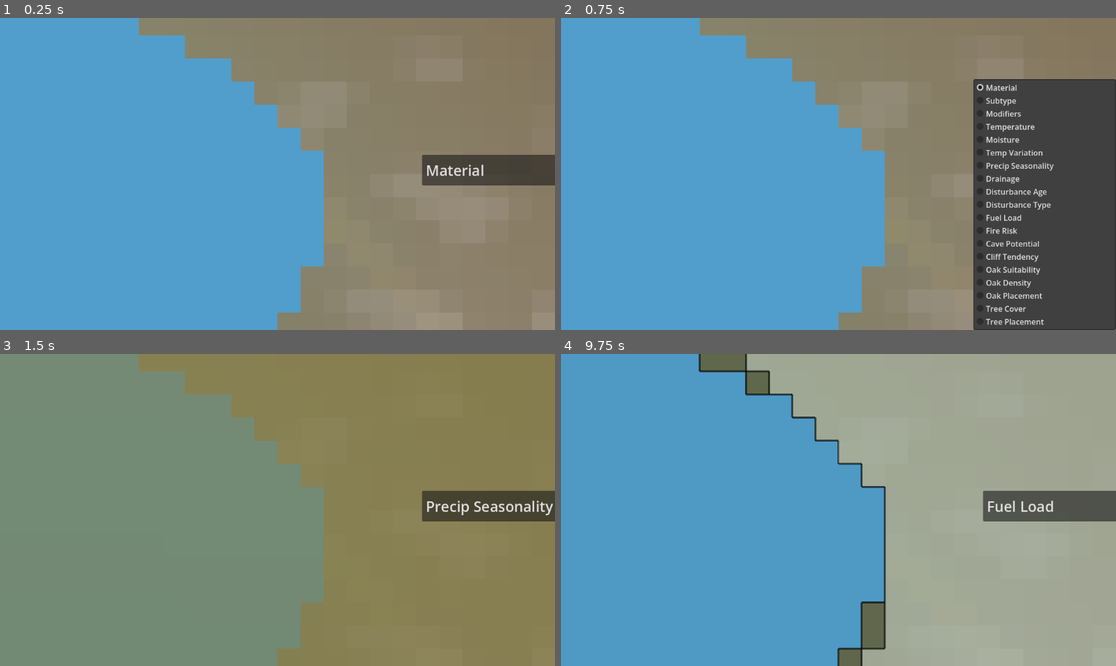
Above: before the commit, frames 1-4 (two rows, left to right).
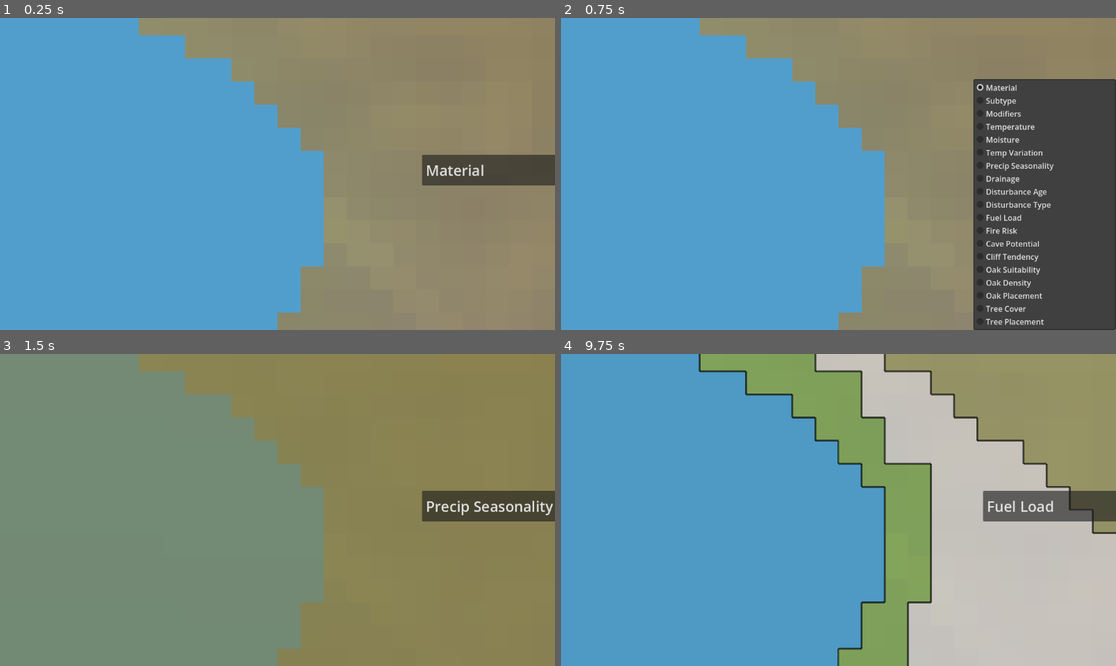
Above: after the commit, the same moments.

Repository: joahreason/explore
Game: Godot game, scene res://world.tscn
The game is run twice, just before and just after one commit, with the same random seed, the same clock (stepped at 60 frames per second) and the same inputs.
Inputs (mouse positions are in pixels of both pictures, inside the frame that each line leads up to):
- Up to frame 1 (0.25 s): no input
- Up to frame 2 (0.75 s): click "Material" at 0.5 s
- Up to frame 3 (1.5 s): click "Material" at 1.25 s
- Up to frame 4 (9.75 s): click "Precip Seasonality" at 2 s; click "Precip Seasonality" at 2.75 s; click "Precip Seasonality" at 3.5 s; tap Enter at 4.25, 5.75, 7.25 s; move the mouse to (960, 494) at 4.27 s; tap B at 4.35, 5.85, 7.35, 9.6 s; click (960, 494) at 4.42 s; tap Space at 5, 6.5 s; drag from (727, 525) to (810, 572) at 5.02 s; move the mouse to (894, 441) at 5.77 s; click (894, 441) at 5.92 s; drag from (810, 572) to (672, 463) at 6.52 s; move the mouse to (1005, 556) at 7.27 s; click (1005, 556) at 7.42 s; click "Fuel Load" at 8 s; drag from (672, 463) to (755, 432) at 8.77 s; move the mouse to (866, 510) at 9.52 s; click (866, 510) at 9.67 s

The runs differ from the first frame. In frame 4, 47% of the frame differs, in the area x 25-100%, y 0-100%.

Commit message:
More temperature variety: climate contrast + warm offset, colder Tundra threshold
Land was systematically cold (elevation lapse on land that always sits
above sea level) and FBM climate noise rarely reached its extremes, so
Tundra covered ~32% of the world. Adds WorldGen.climate_contrast (1.6)
and temperature_offset (0.2), and moves Tundra's score ramp to
-0.3..-0.55. Land temperature p10/50/90 -0.68/-0.19/0.31 ->
-0.76/-0.01/0.78; Tundra 32% -> 18%.

Co-Authored-By: Claude Opus 5.5 <noreply@anthropic.com>
Claude-Session: https://claude.ai/code/session_017fxzzhEij65GGg284yEvxw

Diff:
--- a/scripts/biome_classifier.gd
+++ b/scripts/biome_classifier.gd
@@ -16,6 +16,12 @@
 
 const BiomeSubtypeScript := preload("res://scripts/biome_subtype.gd")
 const BiomeModifiersScript := preload("res://scripts/biome_modifiers.gd")
+
+## Tundra's score ramps from 0 at temperature -TUNDRA_COLD_START to 1 at
+## -TUNDRA_COLD_FULL. It used to start at -0.1, so merely cool land beat the
+## Plains floor (0.2) by -0.16 and Tundra covered ~a third of the world.
+const TUNDRA_COLD_START := 0.3
+const TUNDRA_COLD_FULL := 0.55
 
 const BIOME_COLORS := {
 	"Ocean": Color(0.15, 0.35, 0.75, 0.55),
@@ -106,7 +112,7 @@
 
 	return {
 		"Alpine Snow": smoothstep(0.55, 0.85, elev01),
-		"Tundra": smoothstep(0.1, 0.4, -temperature),
+		"Tundra": smoothstep(TUNDRA_COLD_START, TUNDRA_COLD_FULL, -temperature),
 		"Badlands": maxf(smoothstep(0.15, 0.45, erosion), smoothstep(0.004, 0.009, slope)),
 		"Desert": (1.0 - smoothstep(0.15, 0.3, moisture)) * (1.0 - smoothstep(0.1, 0.2, vegetation)),
 		"Wetland": smoothstep(0.5, 0.65, moisture) * (1.0 - smoothstep(0.15, 0.25, vegetation)),
--- a/scripts/world_gen.gd
+++ b/scripts/world_gen.gd
@@ -36,6 +36,15 @@
 @export var elevation_lapse: float = 0.9
 @export var exposure_sun_strength: float = 0.5
 @export var micro_variation: float = 0.06
+## Regional climate noise is FBM simplex, which clusters near 0 and rarely
+## nears +/-1 - without a stretch the world has few truly hot or cold
+## regions. climate_contrast scales it (the sum is clamped to -1..1 anyway).
+@export var climate_contrast: float = 1.6
+## Added to every tile's temperature. Land always sits above sea_level, so
+## elevation_lapse alone pulls typical land (elevation ~0..0.3) colder than
+## the climate noise says; this offsets that bias so cold regions don't
+## dominate the land.
+@export var temperature_offset: float = 0.2
 
 # --- Moisture / hydrology ---
 @export_group("Hydrology")
@@ -306,7 +315,7 @@
 	var exposure01 := clampf(wind_strength01 * (0.3 + 0.7 * clampf(e, 0.0, 1.0) + slope * 2.0), 0.0, 1.0)
 
 	# --- temperature (elevation lapse + slope sun exposure + regional climate) ---
-	var climate := _climate.get_noise_2d(fx, fy)
+	var climate := _climate.get_noise_2d(fx, fy) * climate_contrast + temperature_offset
 	var micro := _micro.get_noise_2d(fx * 3.0, fy * 3.0) * micro_variation
 	var temperature := clampf(climate - e * elevation_lapse - dy * exposure_sun_strength + micro, -1.0, 1.0)
 
Not shown, changed: PROJECT_STATE.md
